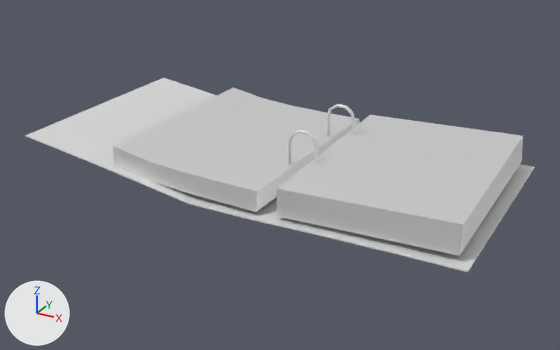
An edit to the COLLADA model models/meshes/folder_open.dae, drawn before and after from the same camera.
Rendered twice from a 50 mm camera at (0.485, -0.878, 0.429) aimed at (0.012, -0.017, -0.001). Lighting does not change. The marker at lower left points along +X, +Y and +Z. Where no turn or scale is listed for an object, it has been applied to the vertices.

The first picture shows 'Folder1_Open', 'Folder_Clamps.001', 'Folder_Open_PapersA', 'Folder_Open_PapersB'.
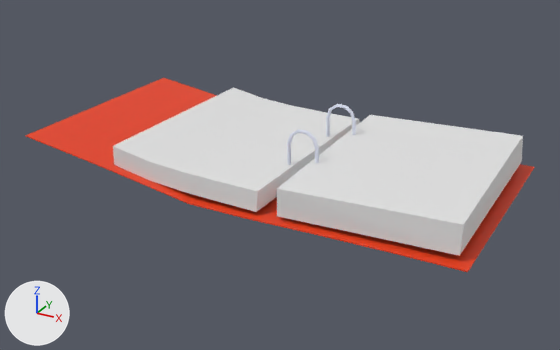
Changed parts and their boxes [x1, y1, x2, y2] in the pictures (560 x 350 px):
'Folder_Open_PapersA', surface changed: [277, 115, 523, 256] in both
'Folder_Open_PapersB', surface changed: [113, 87, 359, 212] in both
'Folder1_Open', recoloured, surface changed: [25, 78, 534, 272] in both

What changed in the scene script:
```text
Change mat_folder:
    mat_folder.metallic: 0.198 -> 0.0
    mat_folder.base_color: (0.8, 0.8, 0.8) -> (0.828, 0.0491, 0.00724)  # white #e7e7e7 -> orange #eb3f14
Change mat_paper:
    mat_paper.metallic: 0.5 -> 0.0
```
